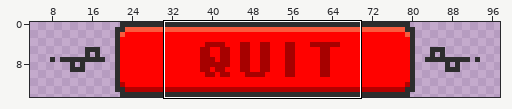
Pixel-art file: src/UI/MainScreen/title-screen-quit-button.aseprite. The picture above shows the old version from afar; the outline marks the close-up.
Close-up. As it was:
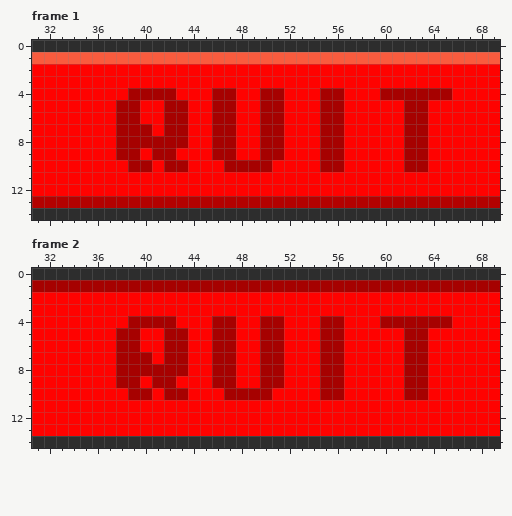
101x15 pixels, 2 frames. Shown: frame 1: x 31..69, y 0..14; frame 2: x 31..69, y 0..14. The wide view leaves out empty margins. The commit also changed other frames or places, which this record leaves out.
The same view after the edit:
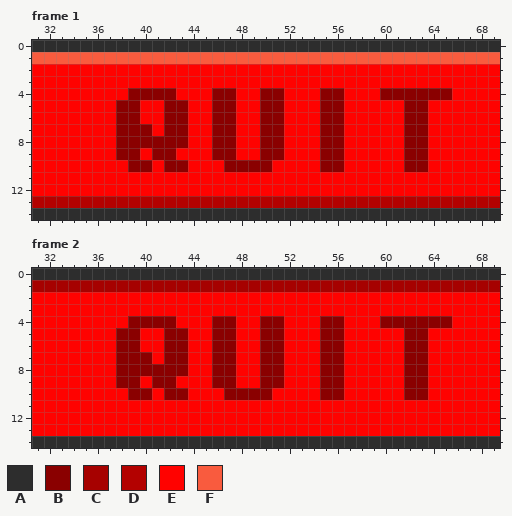
Palette (. is transparent): A #2d2d2d  B #8a0000  C #a60100  D #b30100  E #ff0200  F #f95b3e
Commit: feat: styling buttons on the main page
The edit:
Frame 1, layer "text":
Colour B replaces colour C in row 4 at x 39 to 42, 46 to 47, 50 to 51, 55 to 56 and 60 to 65; in rows 5 to 6 at x 38 to 39, 42 to 43, 46 to 47, 50 to 51, 55 to 56 and 62 to 63; in row 7 at x 38 to 40, 42 to 43, 46 to 47, 50 to 51, 55 to 56 and 62 to 63; in row 8 at x 38 to 43, 46 to 47, 50 to 51, 55 to 56 and 62 to 63; in row 9 at x 38 to 39, 41 to 42, 46 to 47, 50 to 51, 55 to 56 and 62 to 63; in row 10 at x 39 to 40, 42 to 43, 47 to 50, 55 to 56 and 62 to 63.
Frame 2, layer "text": the same change as frame 1
Changed places in both close-ups, as pixel boxes (x1, y1, x2, y2):
changed: (116, 88, 284, 172)
changed: (320, 88, 452, 172)
changed: (116, 316, 284, 400)
changed: (320, 316, 452, 400)
